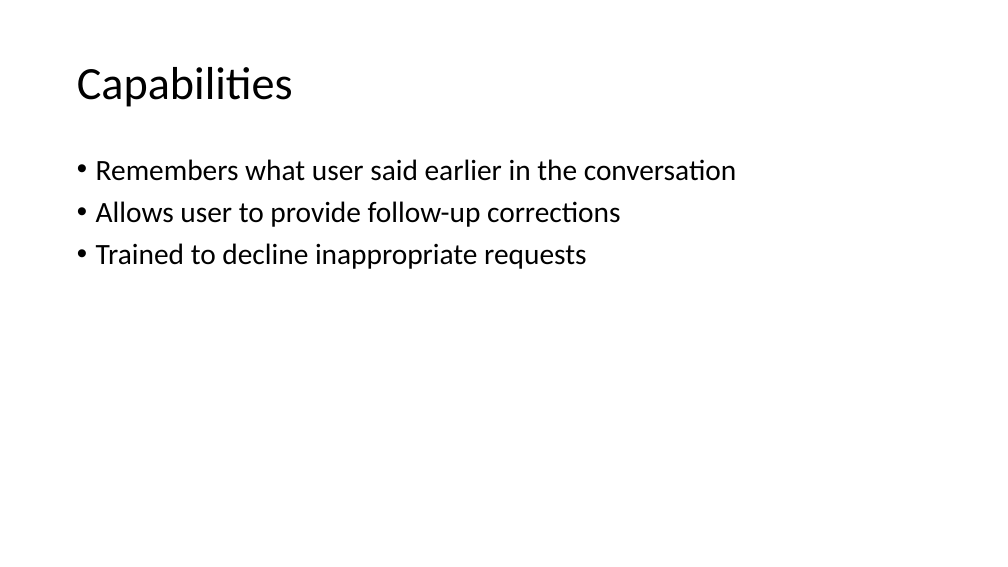
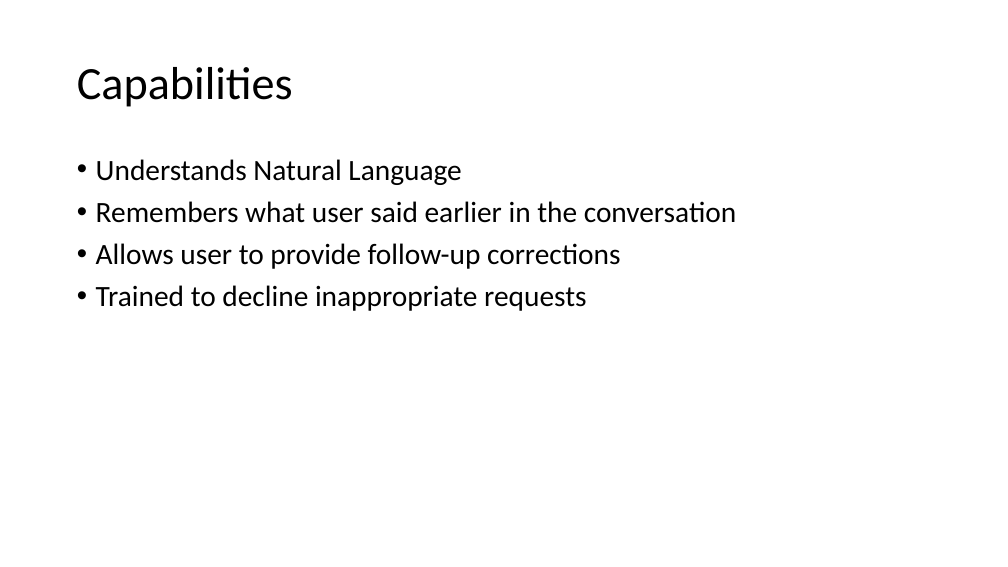
Before and after one commit to DavidGiard/Presentation-Slides, a slide deck: slide 4 of ChatGPT/ChatGPT.pptx (slide 3 before the commit). Drawn at 1008x567 pixels with LibreOffice and Linux fonts; fonts in the diff are those of the drawing. Boxes give left, top, right and bottom in pixels: in the first picture for what was removed or moved away, otherwise in the second. Text is boxed around its words. In the diff, an @@ line names an element or a change of style, - is before the commit and + after.

```diff
--- a/ChatGPT/ChatGPT.pptx
+++ b/ChatGPT/ChatGPT.pptx
@@ text at (x1=96, y1=159, x2=461, y2=185): paragraph added @@
+• Understands Natural Language
```
Also in this commit, not shown: 7 other slides changed, 1 slide added.
